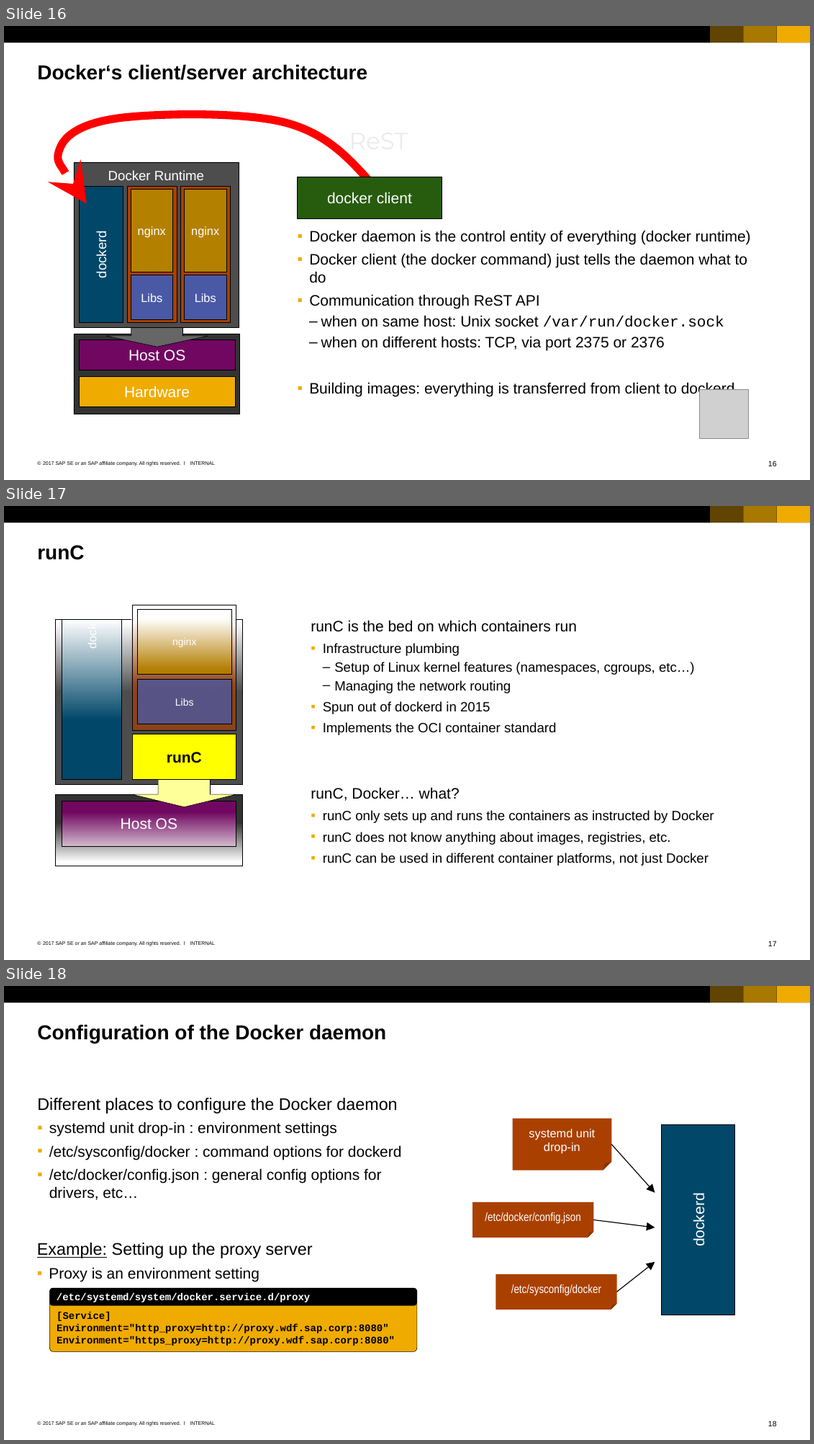
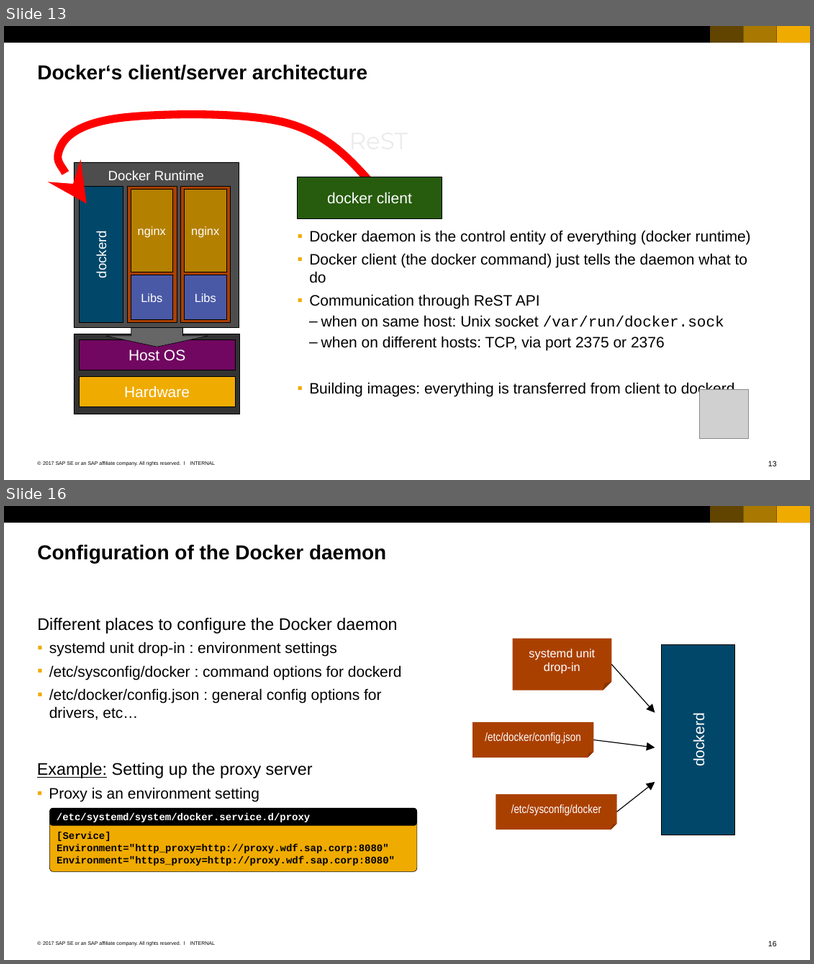
Before and after one commit to cuijiyao01/docker-k8s-training, a slide deck: docker/02_Members_of_docker_universe.pptx. Shown one above the other, each under a label of ours: slides 16, 17 and 18 before the commit, slides 13 and 16 after it; the slides between them are not shown. The pictures are 814x1444 and 814x964 pixels, drawn with LibreOffice and Linux fonts; fonts in the diff are those of the drawing; grey boxes stand for pictures. Boxes give left, top, right and bottom in pixels: in the first picture for what was removed or moved away, otherwise in the second. Text is boxed around its words. In the diff, an @@ line names an element or a change of style, - is before the commit and + after.

Commit message:
more details on dockerd architecture

```diff
--- a/docker/02_Members_of_docker_universe.pptx
+++ b/docker/02_Members_of_docker_universe.pptx
@@ slide 17 removed at box(4, 506, 810, 960), background #FFFFFF; not listed: 7 template elements that a slide beside it also shows @@
@@ title removed at box(37, 545, 84, 560) @@
-runC
@@ group removed at box(55, 605, 242, 866): 8 rectangles, 1 down arrow @@
-Host OS
-dock
-runC
-Libs
-nginx
@@ text removed at box(311, 620, 715, 865) @@
-runC is the bed on which containers run
-  ▪ Infrastructure plumbing
-    – Setup of Linux kernel features (namespaces, cgroups, etc…)
-    – Managing the network routing
-  ▪ Spun out of dockerd in 2015
-  ▪ Implements the OCI container standard
-runC, Docker… what?
-  ▪ runC only sets up and runs the containers as instructed by Docker
-  ▪ runC does not know anything about images, registries, etc.
-  ▪ runC can be used in different container platforms, not just Docker
@@ what was slide 16 is now slide 13 @@
@@ page number at box(769, 460, 777, 466): text changed @@
-16
+13
@@ what was slide 18 is now slide 16 @@
```
Also in this commit, not shown: 3 slides added, 4 other slides removed, 1 other file.
